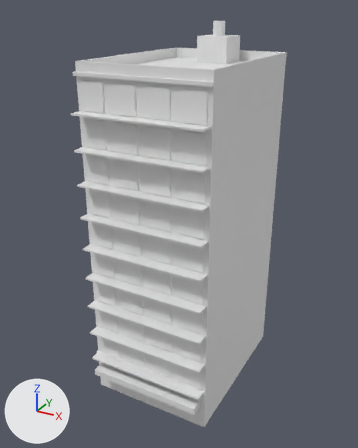
Renders of the glTF model modelos/ciudad/edificios/dep_12_a_lejos.glb from each side of a commit.
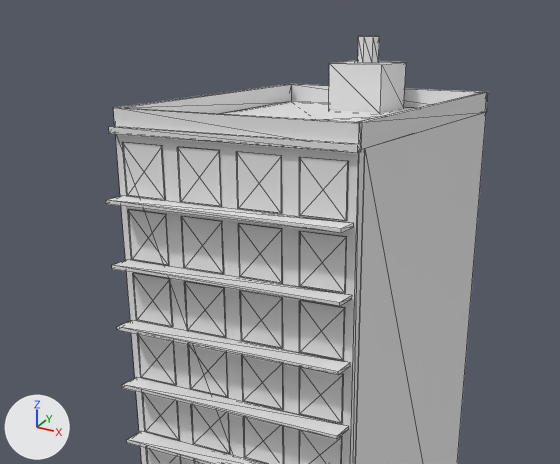
Each version is shown whole from a 50 mm camera at (20.8, -31.8, 36.1) aimed at (-0.4, 6.8, 16.8), then close up on the part from 3% to 91% of the width and 0% to 59% of the height. Every picture has the same lights, and +X, +Y and +Z are marked at lower left. The older version's two pictures come first. The close-ups show mesh edges as thin lines. Vertices at exactly the same position are counted once.

Names of what the first close-up shows: 'dep_12_a_lejos'.
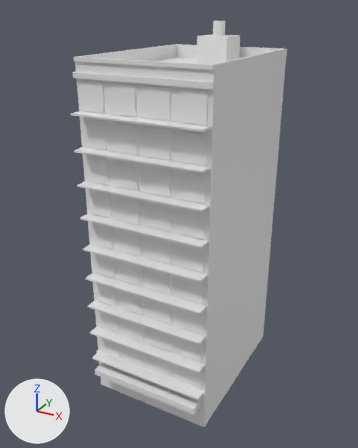
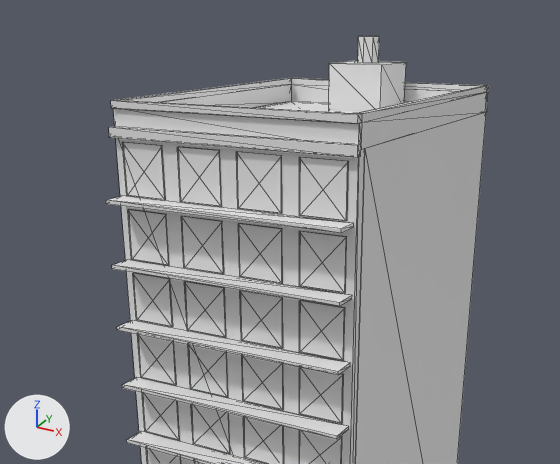
Location of each change, [x1, y1, x2, y2] in pixels of the close-ups (560 x 464 px):
```json
{"object": "dep_12_a_lejos", "change": "reshaped", "before": [106, 36, 488, 464], "after": [106, 36, 489, 464]}
{"part": 1, "of": "me_dep_12_a_lejos", "change": "built on", "before": [109, 127, 361, 153], "after": [109, 78, 489, 158]}
```

Scene script edits in JSON lines:
```json
{"block": "me_dep_12_a_lejos", "where": "# used by ob_dep_12_a_lejos; location = (0.0, 0.0, 0.0)"}
{"op": "remove", "block": "me_dep_12_a_lejos", "code": "me_dep_12_a_lejos.from_pydata(...)  # 460 vertices, 712 faces; spans x -6.1..6.1, y -1.3..16.0, z 0.0..34.9"}
{"op": "add", "block": "me_dep_12_a_lejos", "code": "me_dep_12_a_lejos.from_pydata(...)  # 474 vertices, 760 faces; spans x -6.1..6.1, y -1.3..16.0, z 0.0..34.9"}
{"block": "me_dep_12_a_lejos", "change": "me_dep_12_a_lejos part 1"}
{"block": "me_dep_12_a_lejos", "change": "4 vertices in x -6.1..6.1, y -0.3..0.0, z 31.1 move by (0.0, 0.0, -0.1)"}
{"block": "me_dep_12_a_lejos", "change": "14 vertices are added at x -6.0..6.0, y -0.1..16.0, z 32.2..32.5"}
{"block": "me_dep_12_a_lejos", "change": "48 new faces join them"}
{"block": "me_dep_12_a_lejos", "change": "other edits to the shape of me_dep_12_a_lejos do not show in these pictures"}
```
